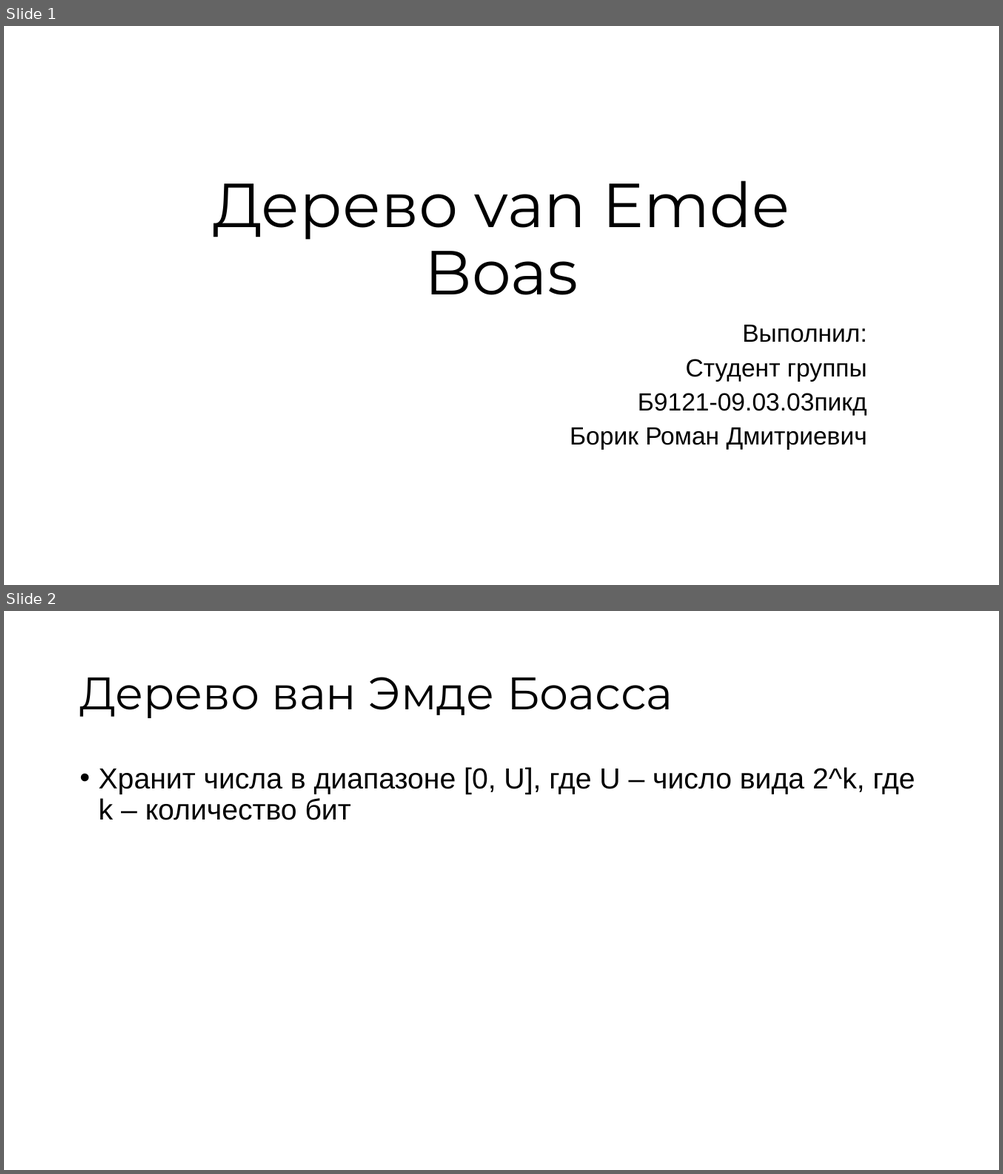
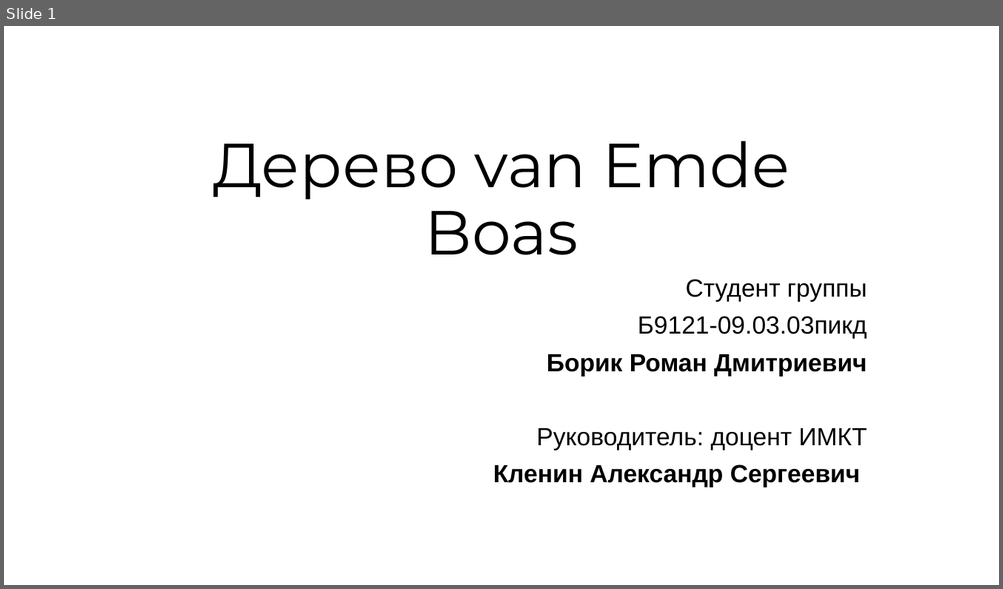
Before and after one commit to RandomServant/Van-Emde-Boas-tree, a slide deck: Presentation van Emde Boas tree.pptx. Shown one above the other, each under a label of ours: slides 1 and 2 before the commit, slide 1 after it. The pictures are 1003x1174 and 1003x589 pixels, drawn with LibreOffice and Linux fonts; fonts in the diff are those of the drawing; background and template pictures are left out. Boxes give left, top, right and bottom in pixels: in the first picture for what was removed or moved away, otherwise in the second. Text is boxed around its words. In the diff, an @@ line names an element or a change of style, - is before the commit and + after.

```diff
--- a/Presentation van Emde Boas tree.pptx
+++ b/Presentation van Emde Boas tree.pptx
@@ slide 2 removed at <box>4,611,999,1170</box>, background #FFFFFF @@
@@ title removed at <box>79,677,672,718</box> @@
-Дерево ван Эмде Боасса
@@ text removed at <box>99,767,915,820</box> @@
-• Хранит числа в диапазоне [0, U], где U – число вида 2^k, где k – количество бит
@@ slide 1 changed as well @@
@@ title "Дерево van Emde Boas": place and size @@
-title "Дерево van Emde Boas" at <box>213,181,790,295</box>
+title "Дерево van Emde Boas" at <box>213,141,790,255</box>
@@ subtitle "Студент группы": place and size @@
-subtitle "Студент группы" at <box>569,325,867,450</box>
+subtitle "Студент группы" at <box>493,279,867,488</box>
@@ subtitle at <box>546,279,867,377</box>: bold on in "Борик Роман Дмитриевич"; line spacing 0.8 to 0.9 @@
@@ subtitle at <box>742,325,867,343</box>: paragraph removed @@
-Выполнил:
@@ subtitle at <box>493,429,867,488</box>: paragraphs added @@
+Руководитель: доцент ИМКТ
+Кленин Александр Сергеевич
```
Also in this commit, not shown: 1 other slide changed, 17 slides added, 9 other slides removed.
